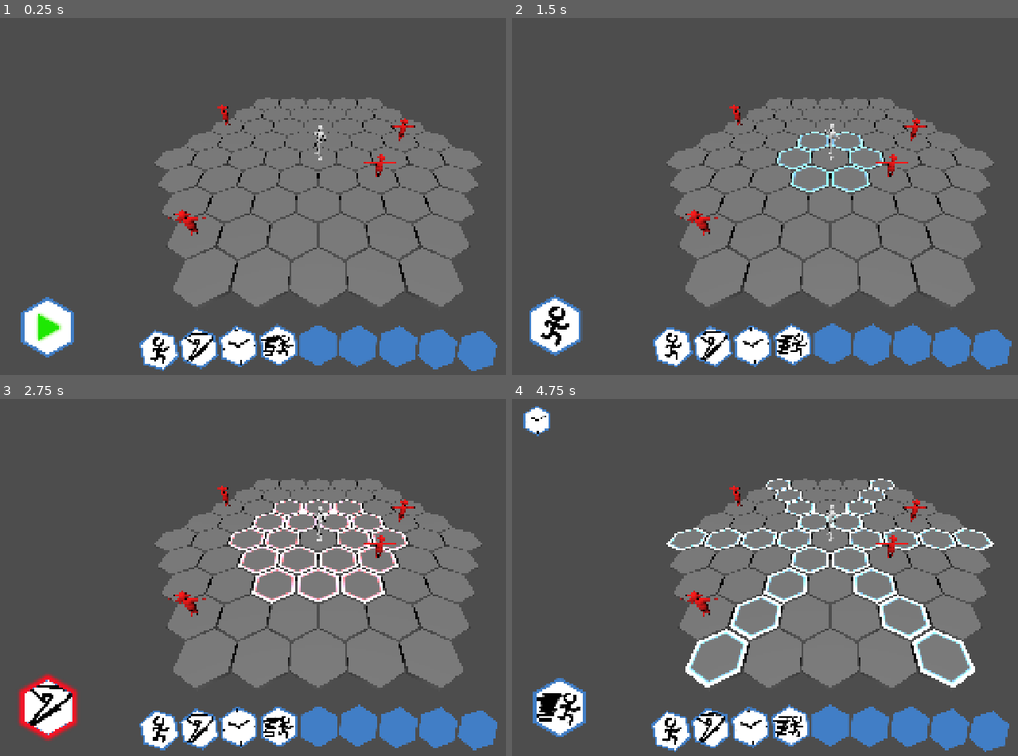
Above: before the commit, frames 1-4 (two rows, left to right).
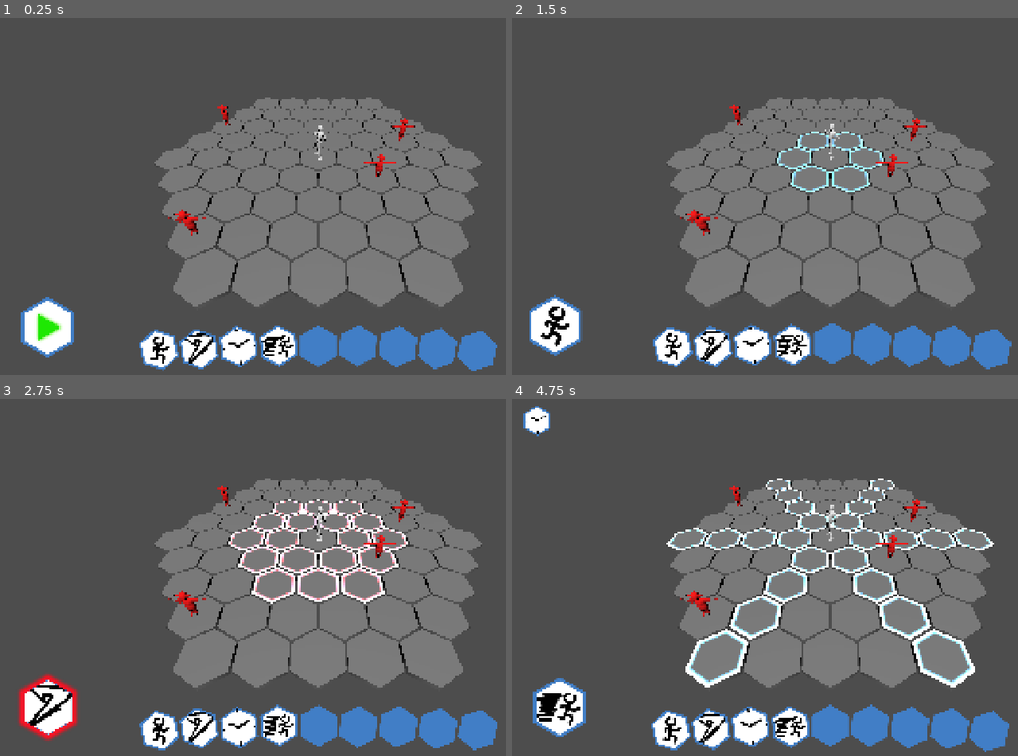
Above: after the commit, the same moments.

Repository: mmb5049/IGME601-Group4
Game: Godot game, scene res://Levels/Arena.tscn
The game is run twice, just before and just after one commit, with the same random seed, the same clock (stepped at 60 frames per second) and the same inputs.
Inputs (mouse positions are in pixels of both pictures, inside the frame that each line leads up to):
- Up to frame 1 (0.25 s): no input
- Up to frame 2 (1.5 s): click (557, 328) at 0.5 s; tap Enter at 1.25 s; drag from (673, 342) to (891, 117) at 1.27 s
- Up to frame 3 (2.75 s): drag from (197, 727) to (288, 648) at 2.02 s
- Up to frame 4 (4.75 s): move the mouse to (749, 727) at 2.77 s; hold D 2.78-3.5 s; tap T at 2.85 s; click (749, 727) at 2.92 s; tap M at 3.05 s; drag from (790, 723) to (638, 523) at 3.52 s; drag from (830, 727) to (861, 577) at 4.27 s

The runs differ from the first frame. In frame 1, 0.5% of the frame differs, in the area x 27-97%, y 85-99%; in frame 2, 0.4%; in frame 3, 0.7%; in frame 4, 0.7%, in the area x 27-91%, y 85-99%.

Commit message:
Try to add trap

Diff:
--- /dev/null
+++ b/igme-601-group-4/Abilities/Trap.gd
@@ -0,0 +1,37 @@
+extends Node3D
+class_name Trap
+
+var grid: Node3D
+var cell: Vector2i
+var damage_amount: int = 0
+var triggered: bool = false
+
+
+func setup(
+	grid_reference: Node3D,
+	grid_cell: Vector2i,
+	trap_damage: int
+) -> void:
+	grid = grid_reference
+	cell = grid_cell
+	damage_amount = trap_damage
+
+
+func trigger(target: Node) -> void:
+	# A trap can only trigger once.
+	if triggered:
+		return
+
+	triggered = true
+
+	# Apply damage to the character stepping on the trap.
+	if is_instance_valid(target) and target.has_method("damage"):
+		target.damage(damage_amount)
+
+	# Remove the trap from the grid.
+	if is_instance_valid(grid):
+		if grid.traps.get(cell) == self:
+			grid.traps.erase(cell)
+
+	# Destroy the trap scene.
+	queue_free()
--- /dev/null
+++ b/igme-601-group-4/Abilities/Trap.tres
@@ -0,0 +1,12 @@
+[gd_resource type="Resource" script_class="Ability" format=3 uid="uid://ws7vkafabric"]
+
+[ext_resource type="Script" uid="uid://bb2g6ka3m3kqr" path="res://Abilities/ability_template.gd" id="1_d7r1p"]
+
+[resource]
+script = ExtResource("1_d7r1p")
+ability_name = "Trap"
+type = 2
+range = 4
+damage = 7
+targeting_type = 3
+metadata/_custom_type_script = "uid://bb2g6ka3m3kqr"
--- /dev/null
+++ b/igme-601-group-4/Abilities/Trap.tscn
@@ -0,0 +1,11 @@
+[gd_scene format=3 uid="uid://bchusfktv110d"]
+
+[ext_resource type="Script" uid="uid://ddjsa312q8ow1" path="res://Abilities/Trap.gd" id="1_glptj"]
+
+[sub_resource type="PrismMesh" id="PrismMesh_42q7o"]
+
+[node name="Node3D" type="Node3D" unique_id=1277944250]
+script = ExtResource("1_glptj")
+
+[node name="MeshInstance3D" type="MeshInstance3D" parent="." unique_id=842572600]
+mesh = SubResource("PrismMesh_42q7o")
--- a/igme-601-group-4/Characters/Player.tscn
+++ b/igme-601-group-4/Characters/Player.tscn
@@ -5,6 +5,7 @@
 [ext_resource type="Resource" uid="uid://but2yi6prxp3a" path="res://Abilities/Dash.tres" id="3_55lj8"]
 [ext_resource type="Resource" uid="uid://cqkngmj77qk5w" path="res://Abilities/Move.tres" id="4_qhb0e"]
 [ext_resource type="Script" uid="uid://c1a8bcrjruokn" path="res://Characters/character_movement.gd" id="5_55lj8"]
+[ext_resource type="Resource" uid="uid://ws7vkafabric" path="res://Abilities/Trap.tres" id="5_c3bgu"]
 [ext_resource type="AnimationLibrary" uid="uid://bccmfn3ypnnvi" path="res://Animations/Player/Attack.res" id="6_55lj8"]
 [ext_resource type="Script" uid="uid://dglwrx0n21jcs" path="res://Characters/animation_manager.gd" id="6_qhb0e"]
 [ext_resource type="Animation" uid="uid://lw8jf78su53e" path="res://Animations/Player/FightingIdle.res" id="7_7pihf"]
@@ -129,7 +130,7 @@
 script = ExtResource("1_v6d5b")
 movement = NodePath("Movement")
 animationManager = NodePath("Animation")
-abilities = Array[ExtResource("2_v6d5b")]([ExtResource("3_55lj8"), ExtResource("4_qhb0e")])
+abilities = Array[ExtResource("2_v6d5b")]([ExtResource("3_55lj8"), ExtResource("4_qhb0e"), ExtResource("5_c3bgu")])
 
 [node name="CollisionShape3D" type="CollisionShape3D" parent="." unique_id=696857639]
 shape = SubResource("CapsuleShape3D_0f3il")
--- a/igme-601-group-4/Characters/character_movement.gd
+++ b/igme-601-group-4/Characters/character_movement.gd
@@ -73,7 +73,7 @@
 		# Update occupancy
 		HexGrid.set_occupied(current_cell, false)
 		HexGrid.set_occupied(target_cell, character)
-
+		HexGrid.trigger_trap(current_cell, get_parent())
 		# Snap position
 		character.global_position = target_position
 		current_cell = target_cell
--- a/igme-601-group-4/Characters/player_controller.gd
+++ b/igme-601-group-4/Characters/player_controller.gd
@@ -63,6 +63,8 @@
 				request_ability(get_ability("Dash"))
 			KEY_S:
 				request_ability(get_ability("Slash"))
+			KEY_T:
+				request_ability(get_ability("Trap"))
 
 	elif event is InputEventMouseButton:
 		var mouse_event: InputEventMouseButton = event as InputEventMouseButton
@@ -84,6 +86,7 @@
 
 func get_ability(ability_name: String) -> Ability:
 	for ability in abilities:
+		print(ability.ability_name)
 		if ability.ability_name == ability_name:
 			return ability
 	return null
@@ -92,6 +95,9 @@
 ## NONE abilities can be confirmed and queued immediately.
 func request_ability(ability: Ability) -> void:
 	if ability == null or current_mode == PlayerMode.ACTING or _action_sequence_active:
+		print("ability: ", ability)
+		print("current mode: ", current_mode)
+		print("request fail")
 		return
 
 	HexGrid.clear_highlights()
@@ -317,10 +323,26 @@
 				animationManager.take_action.disconnect(attack)
 			else:
 				attack.call(0)
-		_:
+
+		Global.AbilityType.TRAP:
+			var trap_cell: Vector2i = (
+				target.target_cell + movement.current_cell
+			)
+
+			if not HexGrid.is_valid_cell(trap_cell):
+				succeeded = false
+			elif HexGrid.traps.has(trap_cell):
+				# Do not overwrite an existing trap.
+				succeeded = false
+			else:
+				succeeded = HexGrid.place_trap(
+					trap_cell,
+					ability.damage
+				)
 			# Wait and not-yet-specialized Ability types still consume one
 			# queue step. Their gameplay effects can be added here later.
 			pass
+
 
 	_finish_queued_ability()
 	return succeeded
--- a/igme-601-group-4/Scripts/hex_grid.gd
+++ b/igme-601-group-4/Scripts/hex_grid.gd
@@ -11,6 +11,7 @@
 var highlighted_cells: Dictionary = {}
 
 var hex_mesh := preload("res://Meshes/cell.tres")
+
 
 # Materials
 var material_base := preload("res://Materials/hex_base.tres")
@@ -27,6 +28,13 @@
 	Vector2i(1, -1)
 
 ]
+
+
+
+var traps: Dictionary = {}
+
+var trap_scene: PackedScene = preload("res://Abilities/Trap.tscn")
+
 
 func _ready():
 	hex_height = hex_mesh.height
@@ -237,3 +245,38 @@
 	# Apply highlight to all cells in path
 	for cell in path:
 		create_highlight(material, cell)
+
+
+func place_trap(
+	coord: Vector2i,
+	trap_damage: int
+) -> bool:
+	if not is_valid_cell(coord):
+		return false
+
+	# Only one trap can occupy a tile.
+	if traps.has(coord):
+		return false
+
+	var new_trap: Trap = trap_scene.instantiate()
+	new_trap.setup(self, coord, trap_damage)
+
+	add_child(new_trap)
+	new_trap.global_position = to_global(hex_to_world(coord))
+
+	traps[coord] = new_trap
+	return true
+
+
+func trigger_trap(
+	coord: Vector2i,
+	target: Node
+) -> void:
+	if not traps.has(coord):
+		return
+
+	var trap: Trap = traps[coord]
+	if is_instance_valid(trap):
+		trap.trigger(target)
+	else:
+		traps.erase(coord)
--- a/igme-601-group-4/UI/AbilityBarUI.tscn
+++ b/igme-601-group-4/UI/AbilityBarUI.tscn
@@ -1,13 +1,14 @@
-[gd_scene load_steps=7 format=3]
+[gd_scene format=3 uid="uid://bkw5j0bx88rjt"]
 
-[ext_resource type="Script" path="res://UI/ability_bar_ui.gd" id="1_bar_script"]
+[ext_resource type="Script" uid="uid://cuabg5fkrmcv7" path="res://UI/ability_bar_ui.gd" id="1_bar_script"]
 [ext_resource type="Script" uid="uid://bb2g6ka3m3kqr" path="res://Abilities/ability_template.gd" id="2_ability_type"]
 [ext_resource type="Resource" uid="uid://but2yi6prxp3a" path="res://Abilities/Dash.tres" id="3_dash"]
 [ext_resource type="Resource" uid="uid://cqkngmj77qk5w" path="res://Abilities/Move.tres" id="4_move"]
 [ext_resource type="Resource" uid="uid://c67pwnn5oxebi" path="res://Abilities/Slash.tres" id="5_slash"]
 [ext_resource type="Resource" uid="uid://bd8u5js5idheq" path="res://Abilities/Wait.tres" id="6_wait"]
+[ext_resource type="Resource" uid="uid://ws7vkafabric" path="res://Abilities/Trap.tres" id="7_i5ni0"]
 
-[node name="AbilityBarUI" type="Control"]
+[node name="AbilityBarUI" type="Control" unique_id=880316113]
 layout_mode = 3
 anchors_preset = 15
 anchor_right = 1.0
@@ -16,9 +17,9 @@
 grow_vertical = 2
 mouse_filter = 2
 script = ExtResource("1_bar_script")
-abilities = Array[ExtResource("2_ability_type")]([ExtResource("3_dash"), ExtResource("4_move"), ExtResource("5_slash"), ExtResource("6_wait"), null, null])
+abilities = Array[ExtResource("2_ability_type")]([ExtResource("3_dash"), ExtResource("4_move"), ExtResource("5_slash"), ExtResource("6_wait"), ExtResource("7_i5ni0"), null])
 
-[node name="BottomMargin" type="MarginContainer" parent="."]
+[node name="BottomMargin" type="MarginContainer" parent="." unique_id=1386646230]
 layout_mode = 1
 anchors_preset = 15
 anchor_right = 1.0
@@ -28,16 +29,16 @@
 mouse_filter = 2
 theme_override_constants/margin_bottom = 24
 
-[node name="BottomAlign" type="VBoxContainer" parent="BottomMargin"]
+[node name="BottomAlign" type="VBoxContainer" parent="BottomMargin" unique_id=204819566]
 layout_mode = 2
 mouse_filter = 2
 alignment = 2
 
-[node name="CenterAlign" type="CenterContainer" parent="BottomMargin/BottomAlign"]
+[node name="CenterAlign" type="CenterContainer" parent="BottomMargin/BottomAlign" unique_id=1722244935]
 layout_mode = 2
 mouse_filter = 2
 
-[node name="SlotContainer" type="HBoxContainer" parent="BottomMargin/BottomAlign/CenterAlign"]
+[node name="SlotContainer" type="HBoxContainer" parent="BottomMargin/BottomAlign/CenterAlign" unique_id=453583660]
 unique_name_in_owner = true
 layout_mode = 2
 theme_override_constants/separation = -8
Not shown, added: igme-601-group-4/Abilities/Trap.gd.uid
